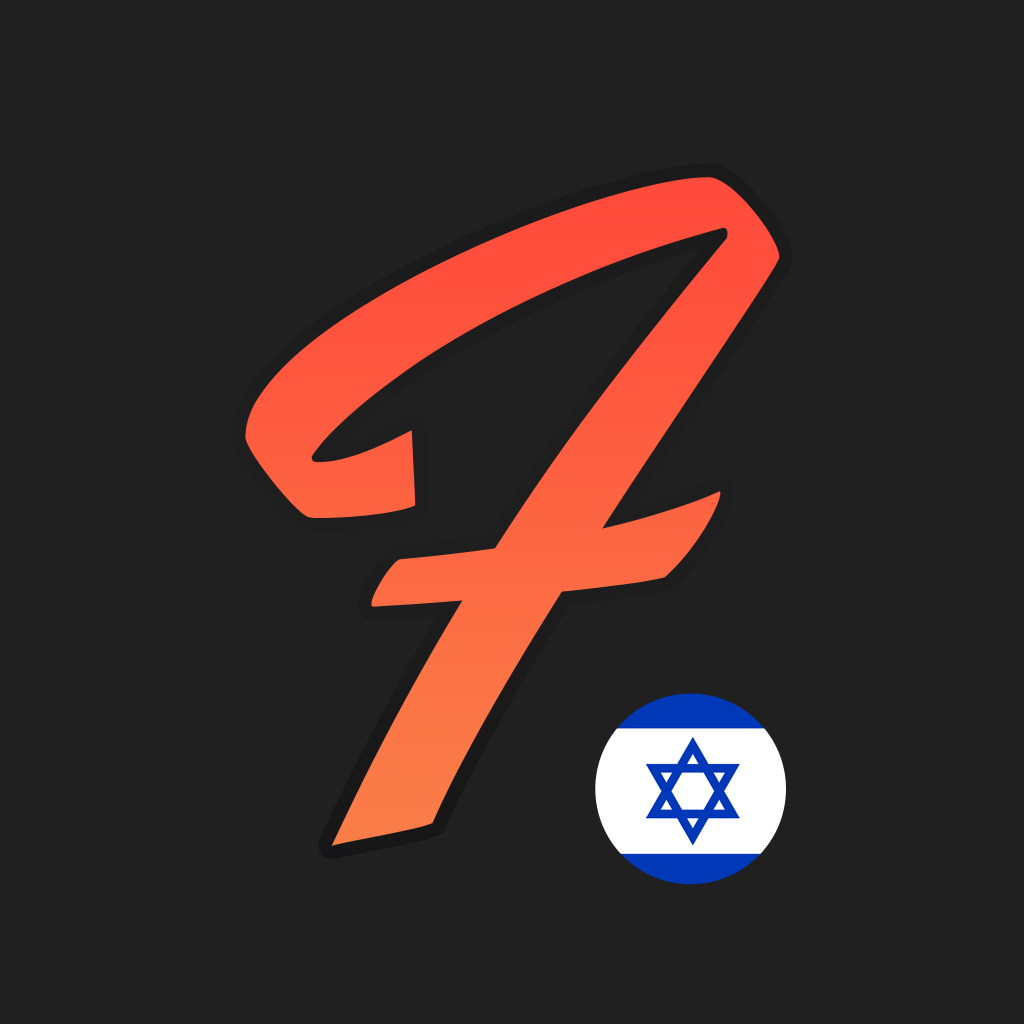
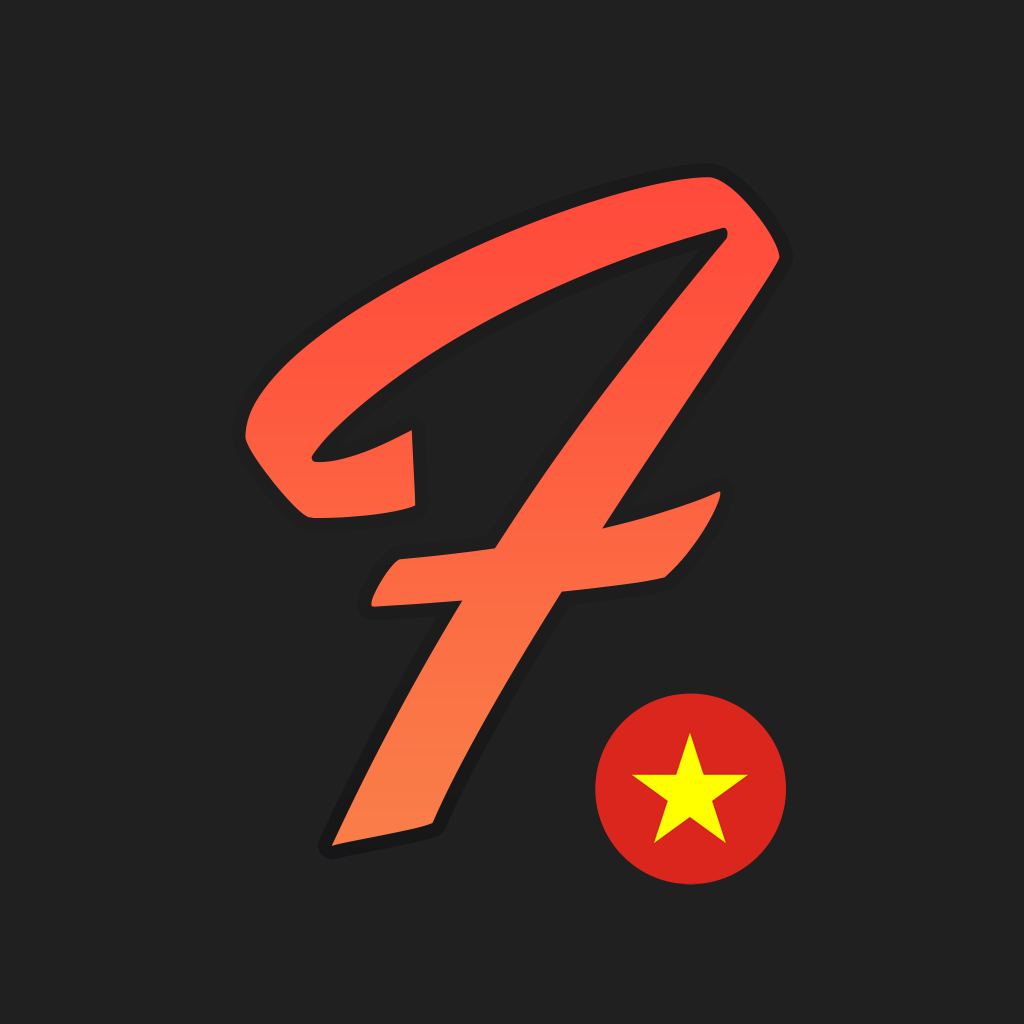
The second 1024px x 1024px image is a revision of the first. Changes to its layers:
added layer "Layer 12" in group "Group 1" over [595, 693, 786, 885]
added layer "Layer 11" in group "Group 1" over [595, 693, 786, 885]